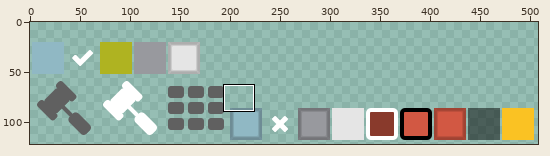
File history of a sprite sheet, drack-android/assets/data/game_skin/ui.png. Above: a wide view before the commit, with the close-up outlined.
Close-up. Earlier state:
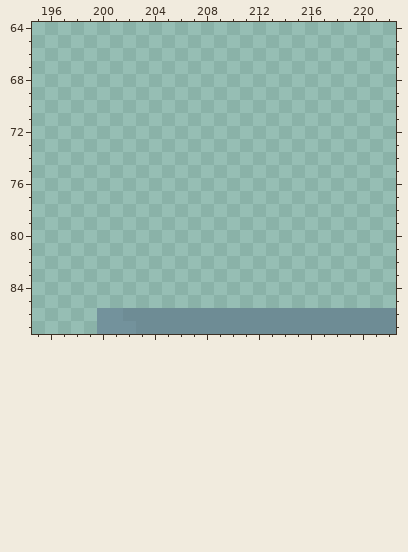
The file is 512x128 pixels. Pixels under 10% opacity are left out. Colours within 5 levels of each other are drawn and written as one. Shown: x 195..222, y 64..87. The old version is drawn lined up with the new one. The wide view leaves out empty margins. The commit also changed other parts of the picture, which this record leaves out.
After the commit:
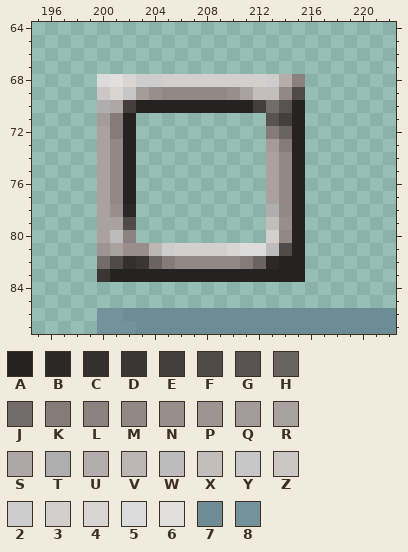
Palette (. is transparent): A #252222  B #2b2827  C #332f2f  D #3a3635  E #443f3e  F #504b4a  G #585251  H #6a6362  J #746c6a  K #857c7a  L #8b817f  M #928886  N #988e8c  P #9e9593  Q #a49c9a  R #aaa2a0  S #afa7a6  T #aeaeae  U #b4adab  V #bcb6b5  W #bcbcbc  X #c3bdbc  Y #c6c6c6  Z #ccc7c7  2 #cdcdcd  3 #d3cfcf  4 #d8d5d4  5 #dcdcdc  6 #e2e0df  7 #6e8c95  8 #73929c
Change:
whole drawing moved by +0,+18 (the old picture is shown already moved)
y 68: x 200..215 ................ -> 56422333333332UL
y 69: x 200..215 ................ -> Z4YQNMMMMMNRXXMF
y 70: x 200..215 ................ -> TSEAAAAAAAAAEJGA
y 71: x 200..202 ... -> QKA; x 213..215 ... -> GEA
y 72: x 200..202 ... -> RKA; x 213..215 ... -> KHA
y 73: x 200..202 ... -> RMA; x 213..215 ... -> QKA
y 74..77: x 200..202 ... -> RMA; x 213..215 ... -> RMA
y 78: x 200..202 ... -> RNB; x 213..215 ... -> TMA
y 79: x 200..202 ... -> RRF; x 213..215 ... -> XNA
y 80: x 200..202 ... -> RWL; x 213..215 ... -> 3MA
y 81: x 200..215 ................ -> PRNNV23333455WFA
y 82: x 200..215 ................ -> JFCDHKMMMMMKHBAA
y 83: x 200..215 ................ -> DAAAAAAAAAAAAAAA
